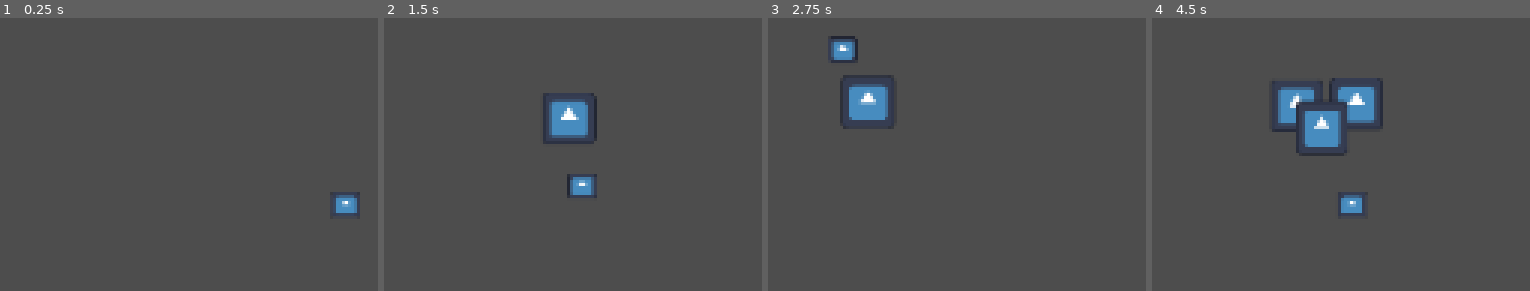
Above: before the commit, frames 1-4 (left to right).
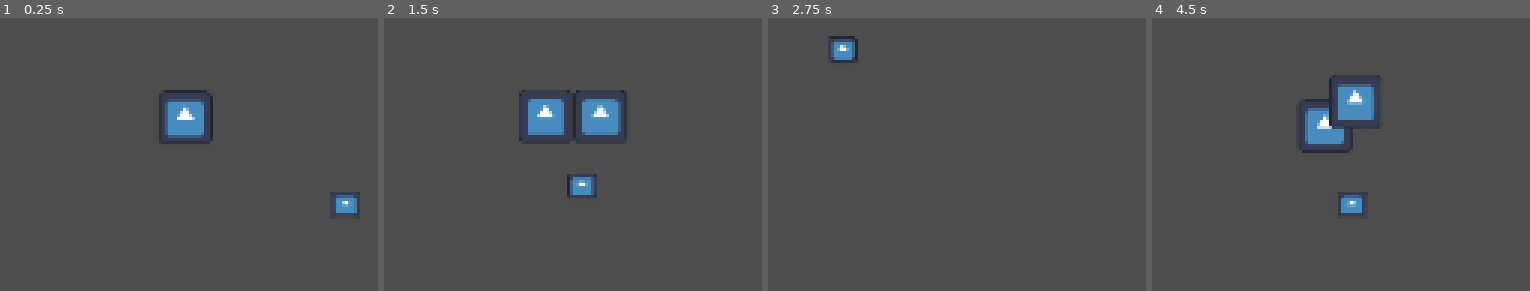
Above: after the commit, the same moments.

Repository: frederikhoheisel/minijam181
Game: Godot game, scene res://level/level.tscn
Two runs of this game, one before a commit and one after it. Both use one fixed random seed, a clock stepped at 60 frames per second and the inputs below. The engine's default icon, where the game draws it, is replaced by a stand-in: a white triangle on a blue panel in a dark square.
Inputs:
- Up to frame 1 (0.25 s): no input
- Up to frame 2 (1.5 s): tap Enter at 0.5 s; hold D (right) 0.53-1.28 s; tap Down (rabbit_dec) at 0.6 s; tap Space at 1.25 s; hold S (down) from 1.28 s (still down); tap Up (rabbit_inc) at 1.35 s
- Up to frame 3 (2.75 s): release S (down) at 2.03 s; hold D (right) from 2.03 s (still down); tap Down (rabbit_dec) at 2.1 s
- Up to frame 4 (4.5 s): release D (right) at 2.78 s; hold W (up) 2.78-3.53 s; tap Up (rabbit_inc) at 2.85, 4.35 s; hold A (left) from 3.53 s (still down); tap Down (rabbit_dec) at 3.6 s; tap Enter at 4.25 s

The runs differ from the first frame. In frame 1, 2.0% of the frame differs, in the area x 42-57%, y 26-47%; in frame 2, 3.3%, in the area x 35-65%, y 26-47%; in frame 3, 1.8%; in frame 4, 3.0%.

Commit message:
ded1

Diff:
--- a/minijam181/entities/horde/horde.gd
+++ b/minijam181/entities/horde/horde.gd
@@ -2,6 +2,8 @@
 
 @export var rabbit_scene : PackedScene
 var rabbit : RigidBody2D
+
+var num_rabbit : int = 1
 
 #movement
 @export var speed : int = 500
@@ -11,6 +13,7 @@
 
 func _ready() -> void:
 	rabbit = rabbit_scene.instantiate()
+	spawn_in_area()
 
 func get_input():
 	var input = Vector2()
@@ -42,7 +45,6 @@
 
 var spiral_turns : float = 3.0
 var spiral_spread : float = 500.0
-var num_rabbit : int = 1
 var max_rabbit : int = 64
 
 func spawn_in_area():
--- a/minijam181/entities/horde/horde.tscn
+++ b/minijam181/entities/horde/horde.tscn
@@ -1,7 +1,7 @@
 [gd_scene load_steps=3 format=3 uid="uid://c8pq7oxr4lt1i"]
 
 [ext_resource type="Script" uid="uid://chiejtdk5evtb" path="res://entities/horde/horde.gd" id="1_l0pov"]
-[ext_resource type="PackedScene" uid="uid://cpvxoha0qb758" path="res://entities/horde/hase_placeholder.tscn" id="2_0db1f"]
+[ext_resource type="PackedScene" uid="uid://cpvxoha0qb758" path="res://entities/horde/rabbit.tscn" id="2_0db1f"]
 
 [node name="Horde" type="CharacterBody2D"]
 script = ExtResource("1_l0pov")
--- a/minijam181/entities/horde/hase_placeholder.gd
+++ b/minijam181/entities/horde/rabbit.gd
@@ -1,6 +1,6 @@
 extends RigidBody2D
 
-@export var num_coll_in_horde : int = 2
+@export var num_coll_in_horde : int = 4
 
 var target : Node2D
 var speed : int = 400
@@ -33,3 +33,8 @@
 	num_collisions -= 1
 	if num_collisions <= num_coll_in_horde:
 		is_in_horde = false
+
+
+func die():
+	print("ded")
+	queue_free()
--- a/minijam181/entities/horde/hase_placeholder.tscn
+++ b/minijam181/entities/horde/rabbit.tscn
@@ -1,7 +1,7 @@
 [gd_scene load_steps=9 format=3 uid="uid://cpvxoha0qb758"]
 
-[ext_resource type="Texture2D" uid="uid://cer28igjqoxv4" path="res://icon.svg" id="1_n0dra"]
-[ext_resource type="Script" uid="uid://rcavsmwb3fiu" path="res://entities/horde/hase_placeholder.gd" id="1_pod20"]
+[ext_resource type="Script" uid="uid://rcavsmwb3fiu" path="res://entities/horde/rabbit.gd" id="1_cj7r5"]
+[ext_resource type="Texture2D" uid="uid://cer28igjqoxv4" path="res://icon.svg" id="2_sec4c"]
 
 [sub_resource type="SeparationRayShape2D" id="SeparationRayShape2D_pod20"]
 length = 60.0
@@ -28,10 +28,10 @@
 [node name="Rabbit" type="RigidBody2D"]
 mass = 0.001
 gravity_scale = 0.0
-script = ExtResource("1_pod20")
+script = ExtResource("1_cj7r5")
 
 [node name="Sprite2D" type="Sprite2D" parent="."]
-texture = ExtResource("1_n0dra")
+texture = ExtResource("2_sec4c")
 
 [node name="CollisionShape2D" type="CollisionShape2D" parent="."]
 position = Vector2(0, 10)
--- a/minijam181/level/level.tscn
+++ b/minijam181/level/level.tscn
@@ -1,7 +1,27 @@
-[gd_scene load_steps=4 format=3 uid="uid://c7xbcv7c60eeb"]
+[gd_scene load_steps=5 format=3 uid="uid://c7xbcv7c60eeb"]
 
 [ext_resource type="PackedScene" uid="uid://c8pq7oxr4lt1i" path="res://entities/horde/horde.tscn" id="1_5gx2l"]
 [ext_resource type="Texture2D" uid="uid://cer28igjqoxv4" path="res://icon.svg" id="2_qohg2"]
+
+[sub_resource type="GDScript" id="GDScript_5gx2l"]
+script/source = "extends RigidBody2D
+
+
+# Called when the node enters the scene tree for the first time.
+func _ready() -> void:
+	pass # Replace with function body.
+
+
+# Called every frame. 'delta' is the elapsed time since the previous frame.
+func _process(delta: float) -> void:
+	pass
+
+
+func _on_area_2d_body_entered(body: Node2D) -> void:
+	print(\"bonk\")
+	if body.has_method(\"die\"):
+		body.die()
+"
 
 [sub_resource type="CircleShape2D" id="CircleShape2D_oi3di"]
 radius = 52.345
@@ -10,8 +30,11 @@
 
 [node name="Hinderniss" type="RigidBody2D" parent="."]
 gravity_scale = 0.0
+script = SubResource("GDScript_5gx2l")
 
-[node name="CollisionShape2D" type="CollisionShape2D" parent="Hinderniss"]
+[node name="Area2D" type="Area2D" parent="Hinderniss"]
+
+[node name="CollisionShape2D" type="CollisionShape2D" parent="Hinderniss/Area2D"]
 position = Vector2(381, 216)
 shape = SubResource("CircleShape2D_oi3di")
 
@@ -20,7 +43,14 @@
 scale = Vector2(0.546875, 0.484375)
 texture = ExtResource("2_qohg2")
 
+[node name="CollisionShape2D2" type="CollisionShape2D" parent="Hinderniss"]
+position = Vector2(381, 216)
+shape = SubResource("CircleShape2D_oi3di")
+
 [node name="Horde" parent="." instance=ExtResource("1_5gx2l")]
 
 [node name="Camera2D" type="Camera2D" parent="Horde"]
 zoom = Vector2(0.2, 0.2)
+
+[connection signal="body_entered" from="Hinderniss" to="Hinderniss" method="_on_body_entered"]
+[connection signal="body_entered" from="Hinderniss/Area2D" to="Hinderniss" method="_on_area_2d_body_entered"]
Renamed: minijam181/entities/horde/hase_placeholder.gd.uid -> minijam181/entities/horde/rabbit.gd.uid
